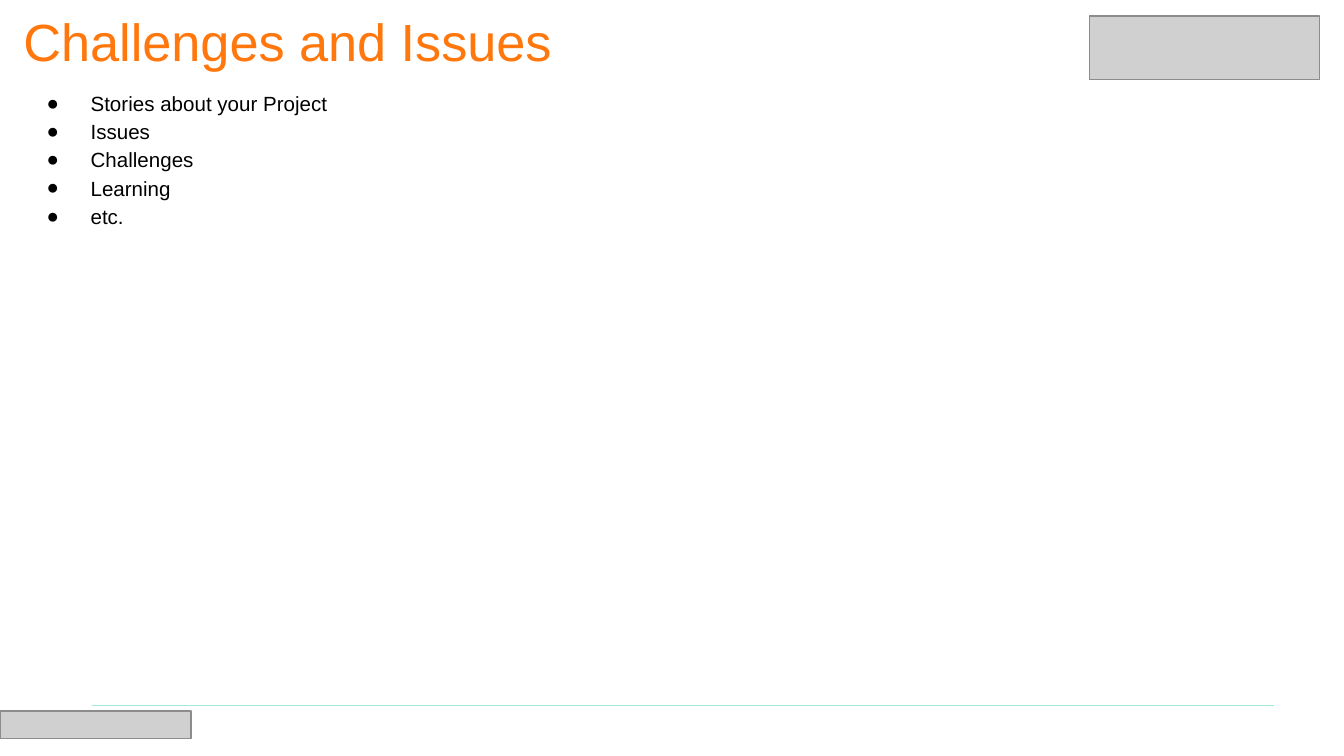
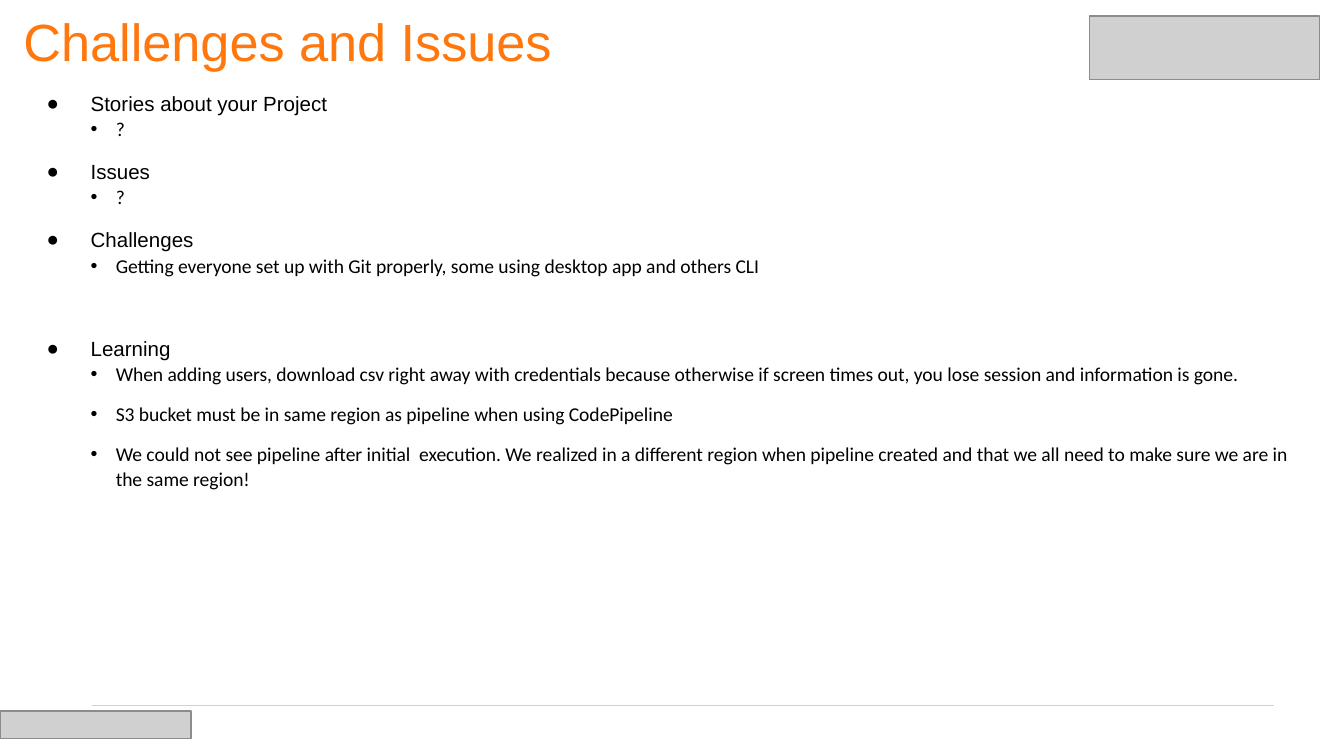
Before and after one commit to kbriggzi/Team1, a slide deck: slide 7 of BAH CE Team Presentation Template.pptx. Drawn at 1344x756 pixels with LibreOffice and Linux fonts; fonts in the diff are those of the drawing; grey boxes stand for pictures. Boxes give left, top, right and bottom in pixels: in the first picture for what was removed or moved away, otherwise in the second. Text is boxed around its words. In the diff, an @@ line names an element or a change of style, - is before the commit and + after.

```diff
--- a/BAH CE Team Presentation Template.pptx
+++ b/BAH CE Team Presentation Template.pptx
@@ text at box(91, 96, 1288, 490): paragraph added @@
+          • ?
@@ text at box(91, 96, 1288, 490): paragraph added @@
+          • ?
@@ text at box(116, 259, 760, 277): paragraph added @@
+          • Getting everyone set up with Git properly, some using desktop app and others CLI
@@ text at box(116, 367, 1288, 490): text changed; size 11 to 10.5 pt; font Arial to Calibri @@
-● etc.
+• When adding users, download csv right away with credentials because otherwise if screen times out, you lose session and information is gone.
+    • S3 bucket must be in same region as pipeline when using CodePipeline
+    • We could not see pipeline after initial execution. We realized in a different region when pipeline created and that we all need to make sure we are in the same region!
```
Also in this commit, not shown: 4 other slides changed, 1 slide added, 1 slide removed.
